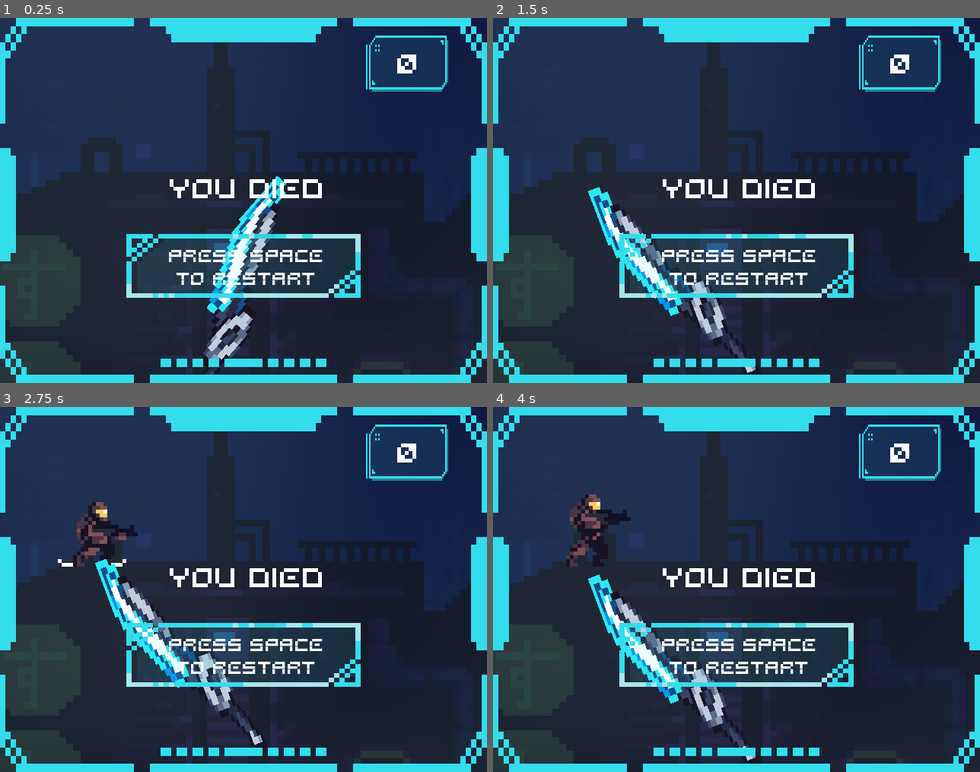
Above: before the commit, frames 1-4 (two rows, left to right).
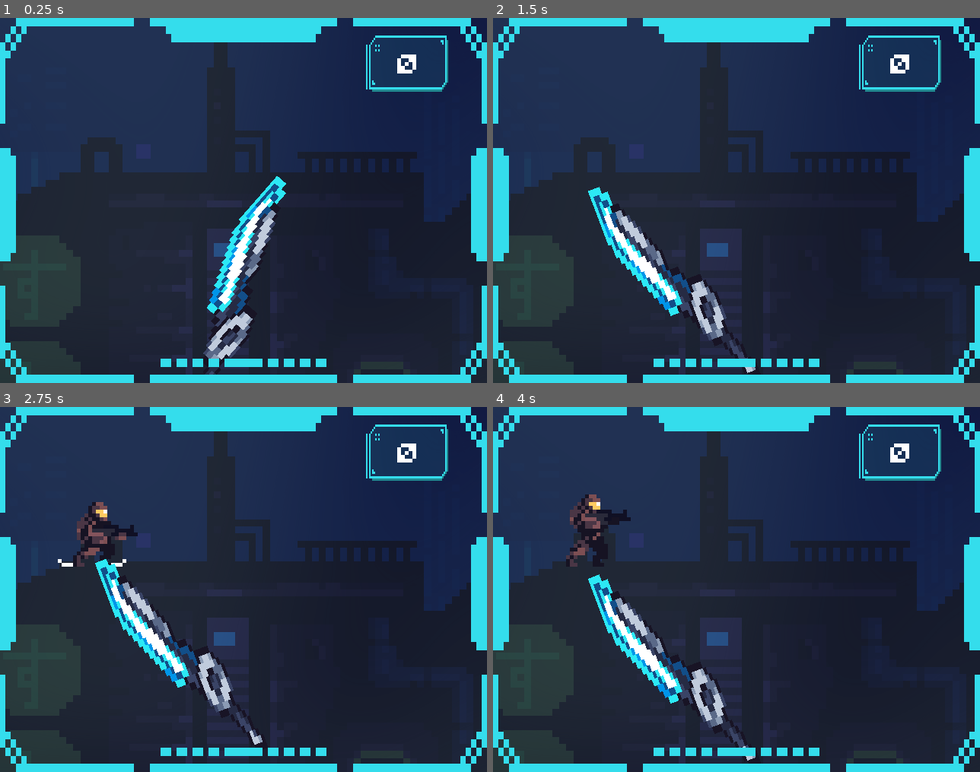
Above: after the commit, the same moments.

Repository: lognasmeow/Deflector
Game: Godot game, scene res://Maps/map_main.tscn
Two runs of this game, one before a commit and one after it. Both use one fixed random seed, a clock stepped at 60 frames per second and the inputs below.
Inputs:
- Up to frame 1 (0.25 s): no input
- Up to frame 2 (1.5 s): tap Space (space) at 0.5, 1.35 s; hold Space (space) 0.53-1.28 s
- Up to frame 3 (2.75 s): tap Space (space) at 2 s; hold Space (space) from 2.03 s (still down)
- Up to frame 4 (4 s): release Space (space) at 2.78 s; tap Space (space) at 2.85, 3.5 s; hold Space (space) from 3.53 s (still down)

The runs differ from the first frame. In frame 1, 3.4% of the frame differs, in the area x 25-75%, y 44-77%; in frame 2, 3.4%; in frame 3, 3.4%; in frame 4, 3.4%.

Commit message:
something

Diff:
--- a/Maps/map_main.gd
+++ b/Maps/map_main.gd
@@ -14,6 +14,7 @@
 var pressSpaceToRestart: bool = false
 
 func _ready():
+	deathAnimationPlayer.play("RESET")
 	timeStart = int(Time.get_unix_time_from_system())
 
 func _process(_delta):
@@ -35,6 +36,7 @@
 
 
 func _on_player_dead():
+	deathAnimationPlayer.play("showDeathUI")
 	deathTimer.start()
 
 
--- a/Maps/map_main.tscn
+++ b/Maps/map_main.tscn
@@ -51,6 +51,44 @@
 "showTexture": SubResource("Animation_ct1jb")
 }
 
+[sub_resource type="Animation" id="Animation_1q0i3"]
+resource_name = "showDeathUI"
+length = 1.95
+step = 0.15
+tracks/0/type = "value"
+tracks/0/imported = false
+tracks/0/enabled = true
+tracks/0/path = NodePath(".:modulate")
+tracks/0/interp = 1
+tracks/0/loop_wrap = true
+tracks/0/keys = {
+"times": PackedFloat32Array(0, 1.95),
+"transitions": PackedFloat32Array(1, 1),
+"update": 0,
+"values": [Color(1, 1, 1, 0), Color(1, 1, 1, 1)]
+}
+
+[sub_resource type="Animation" id="Animation_83twr"]
+length = 0.001
+tracks/0/type = "value"
+tracks/0/imported = false
+tracks/0/enabled = true
+tracks/0/path = NodePath(".:modulate")
+tracks/0/interp = 1
+tracks/0/loop_wrap = true
+tracks/0/keys = {
+"times": PackedFloat32Array(0),
+"transitions": PackedFloat32Array(1),
+"update": 0,
+"values": [Color(1, 1, 1, 0)]
+}
+
+[sub_resource type="AnimationLibrary" id="AnimationLibrary_64ku7"]
+_data = {
+"RESET": SubResource("Animation_83twr"),
+"showDeathUI": SubResource("Animation_1q0i3")
+}
+
 [node name="MapMain" type="Node2D"]
 script = ExtResource("1_k01aj")
 
@@ -137,6 +175,7 @@
 scale = Vector2(1.795, 1.5)
 
 [node name="Death" type="Node2D" parent="UI"]
+modulate = Color(1, 1, 1, 0)
 position = Vector2(0, -29.98)
 
 [node name="KillsLabel" type="Label" parent="UI/Death"]
@@ -176,6 +215,9 @@
 vertical_alignment = 1
 
 [node name="DeathAnimationPlayer" type="AnimationPlayer" parent="UI/Death"]
+libraries = {
+"": SubResource("AnimationLibrary_64ku7")
+}
 
 [node name="DeathTimer" type="Timer" parent="UI/Death"]
 one_shot = true
Not shown: 1 places in Maps/map_main.tscn that only renumber resources
